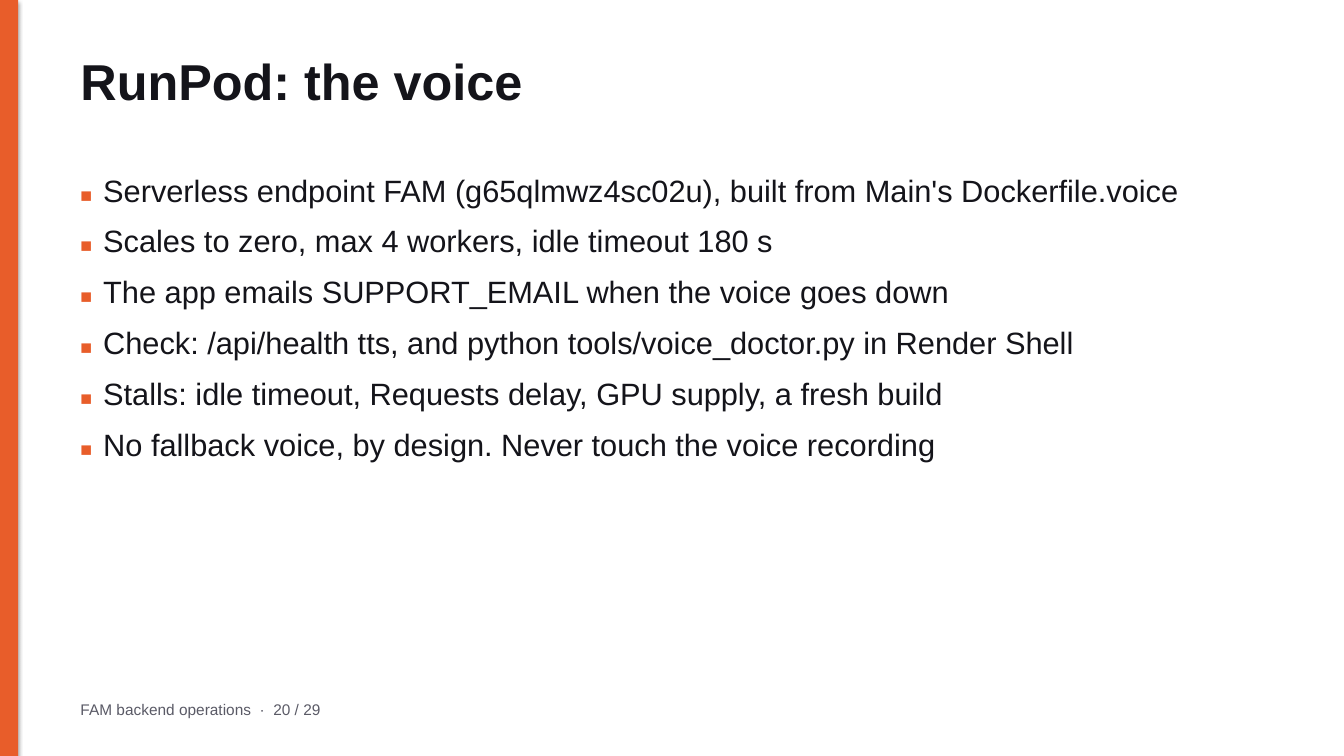
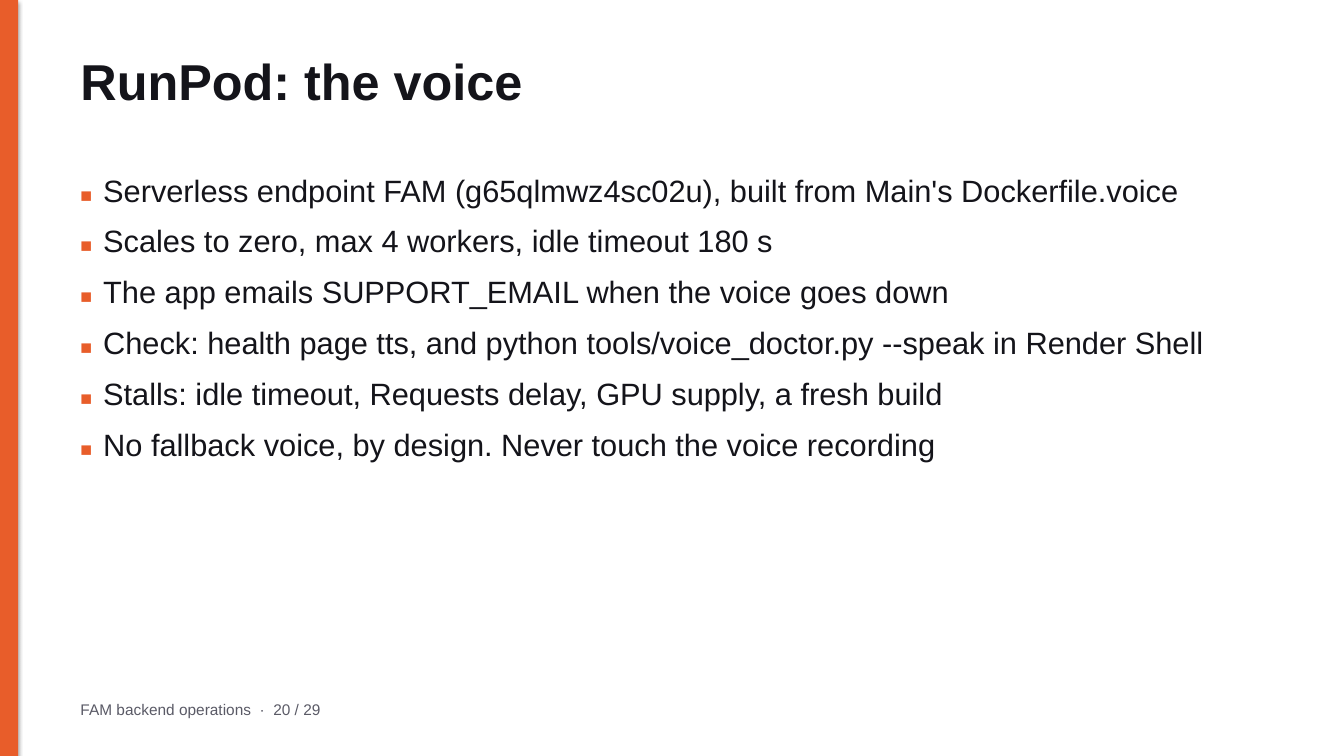
Before and after one commit to tjweingart-byte/FAM, a slide deck: slide 20 of docs/operations/FAM_Backend_Operations.pptx. Drawn at 1344x756 pixels with LibreOffice and Linux fonts; fonts in the diff are those of the drawing. Boxes give left, top, right and bottom in pixels: in the first picture for what was removed or moved away, otherwise in the second. Text is boxed around its words. In the diff, an @@ line names an element or a change of style, - is before the commit and + after.

```diff
--- a/docs/operations/FAM_Backend_Operations.pptx
+++ b/docs/operations/FAM_Backend_Operations.pptx
@@ text at box(103, 331, 1203, 360): text changed @@
-■ Check: /api/health tts, and python tools/voice_doctor.py in Render Shell
+■ Check: health page tts, and python tools/voice_doctor.py --speak in Render Shell
```
Also in this commit, not shown: 5 other slides changed, 16 other files.
